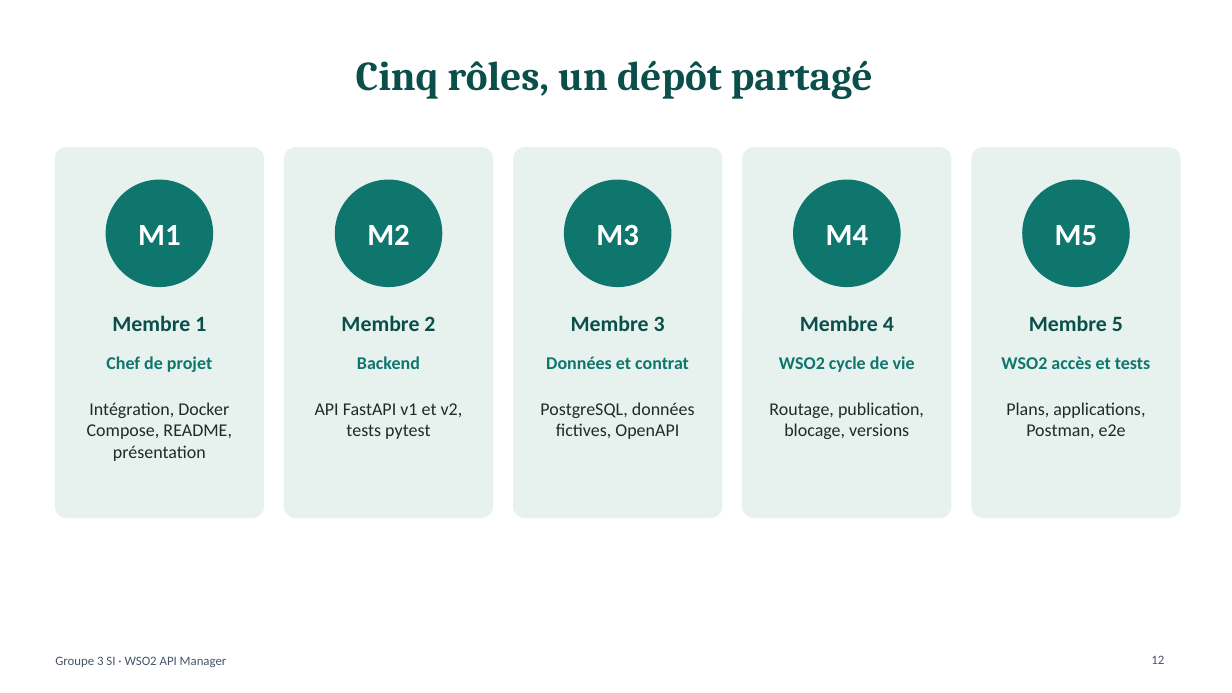
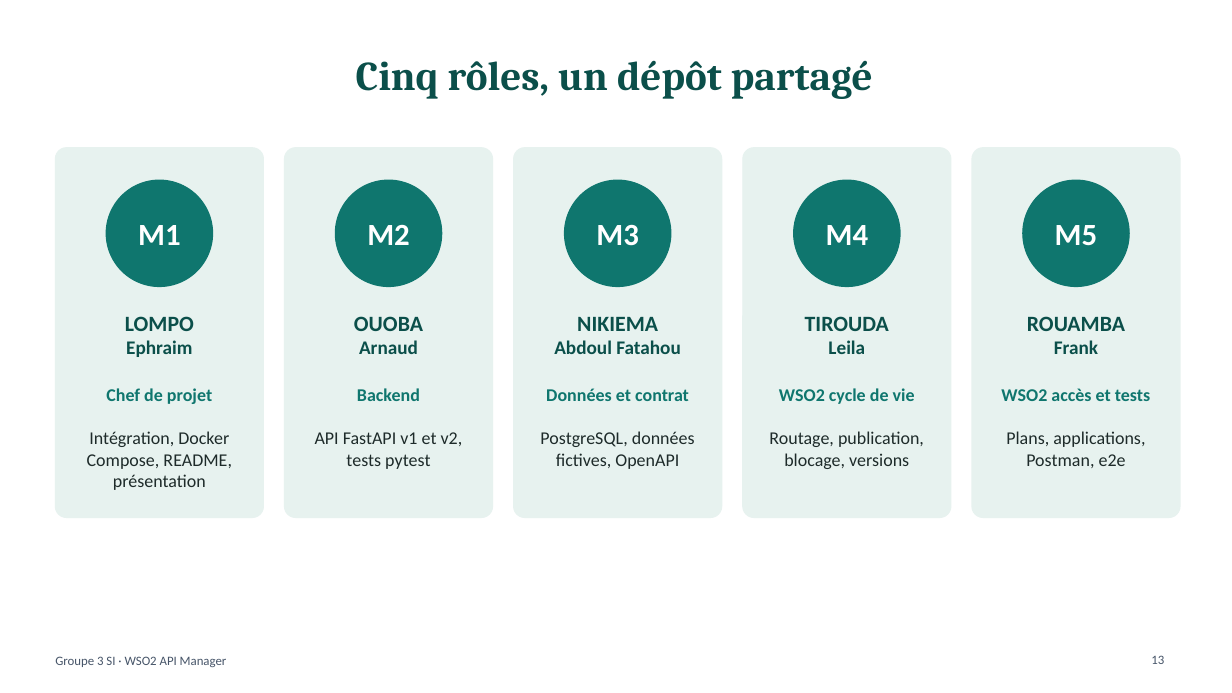
Before and after one commit to leilatirouda/projet-dev-composant_Groupe3, a slide deck: slide 13 of presentation/groupe3-si-wso2.pptx (slide 12 before the commit). Drawn at 1232x693 pixels with LibreOffice and Linux fonts; fonts in the diff are those of the drawing. Boxes give left, top, right and bottom in pixels: in the first picture for what was removed or moved away, otherwise in the second. Text is boxed around its words. In the diff, an @@ line names an element or a change of style, - is before the commit and + after.

Commit message:
Présentation à jour (noms, dépôt, résultats, captures) et résultats des tests en PDF

```diff
--- a/presentation/groupe3-si-wso2.pptx
+++ b/presentation/groupe3-si-wso2.pptx
@@ text at <box>125,316,194,357</box>: text changed; size 17 to 15 pt @@
-Membre 1
+LOMPO
+Ephraim
@@ text at <box>354,316,423,354</box>: text changed; size 17 to 15 pt @@
-Membre 2
+OUOBA
+Arnaud
@@ text at <box>554,317,681,354</box>: text changed; size 17 to 15 pt @@
-Membre 3
+NIKIEMA
+Abdoul Fatahou
@@ text at <box>805,316,889,354</box>: text changed @@
-Membre 4
+TIROUDA
+Leila
@@ text at <box>1027,316,1125,354</box>: text changed @@
-Membre 5
+ROUAMBA
+Frank
@@ 5 texts: place and size @@
-5 texts at <box>106,356,1150,372</box>
+5 texts at <box>106,388,1150,404</box>
@@ 5 texts: place and size @@
-5 texts at <box>87,402,1145,461</box>
+5 texts at <box>87,431,1145,490</box>
@@ page number at <box>1151,655,1164,664</box>: text changed @@
-12
+13
```
Also in this commit, not shown: 4 other slides changed, 1 slide added, 5 other files.
